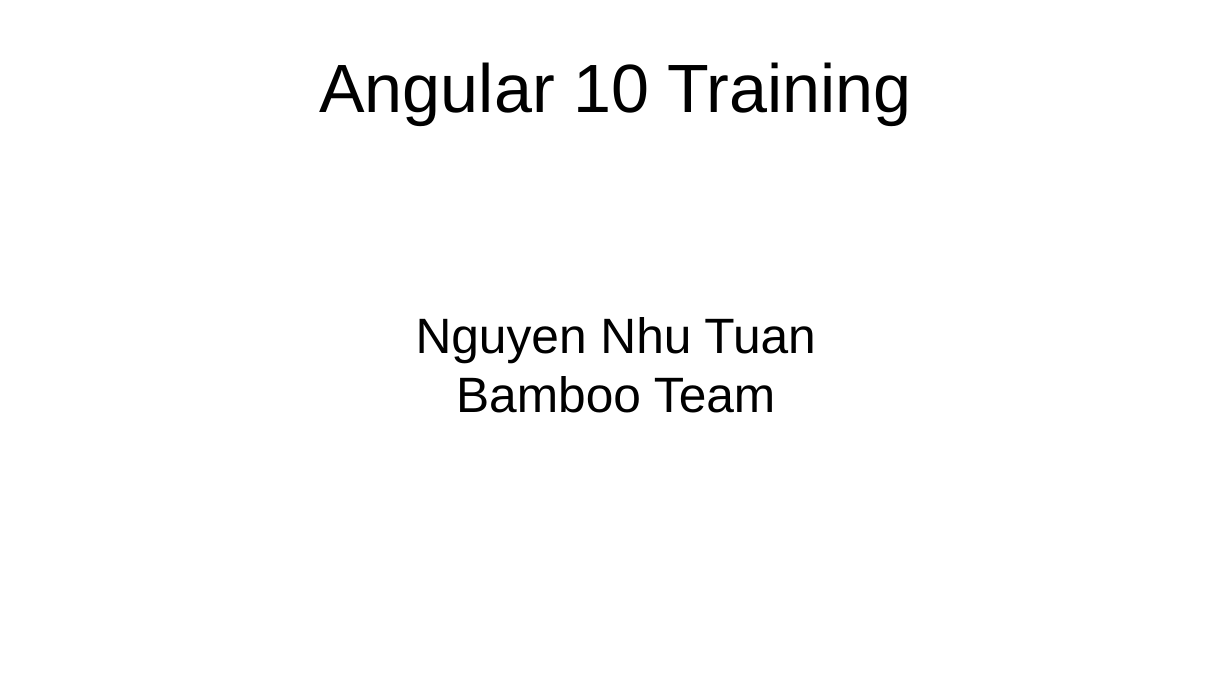
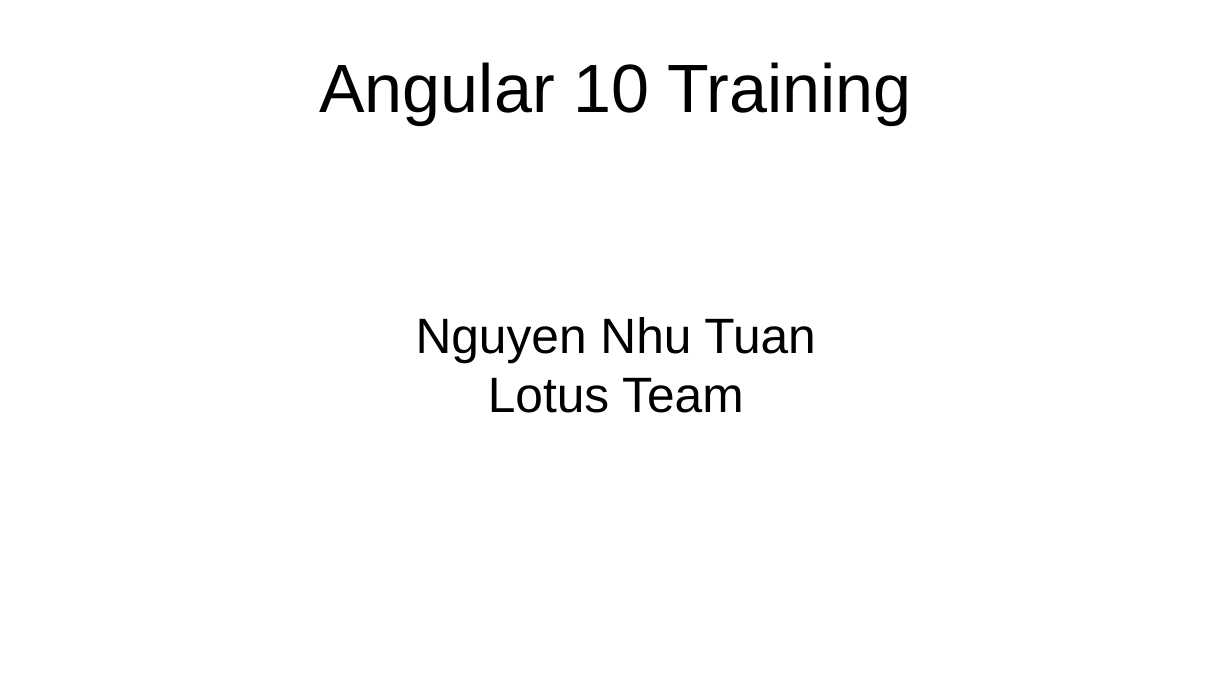
Before and after one commit to tnqsoft/fullstack-tutorial, a slide deck: slide 1 of Angular 10 Training.odp. Drawn at 1232x693 pixels with LibreOffice and Linux fonts; fonts in the diff are those of the drawing. Boxes give left, top, right and bottom in pixels: in the first picture for what was removed or moved away, otherwise in the second. Text is boxed around its words. In the diff, an @@ line names an element or a change of style, - is before the commit and + after.

```diff
--- a/Angular 10 Training.odp
+++ b/Angular 10 Training.odp
@@ subtitle at (x1=488, y1=377, x2=743, y2=413): text changed @@
-Bamboo Team
+Lotus Team
```
Also in this commit, not shown: 29 other files.
